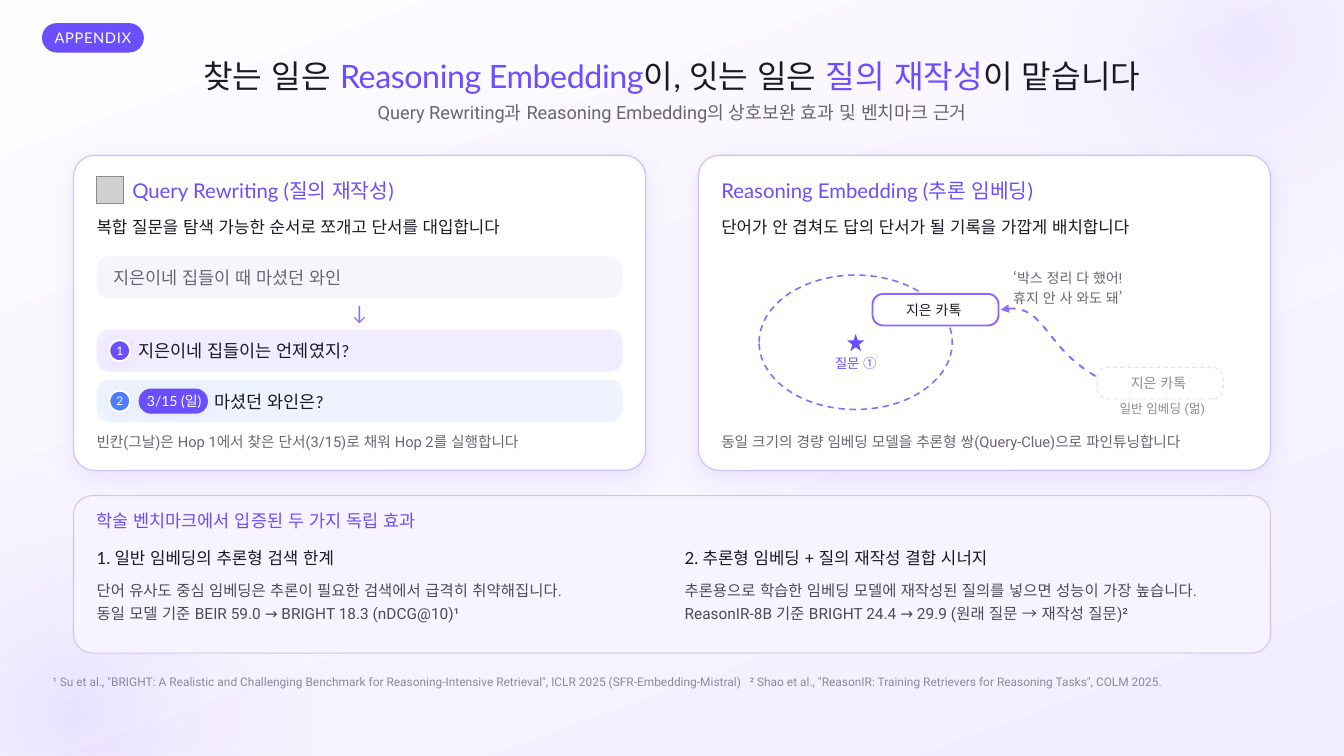
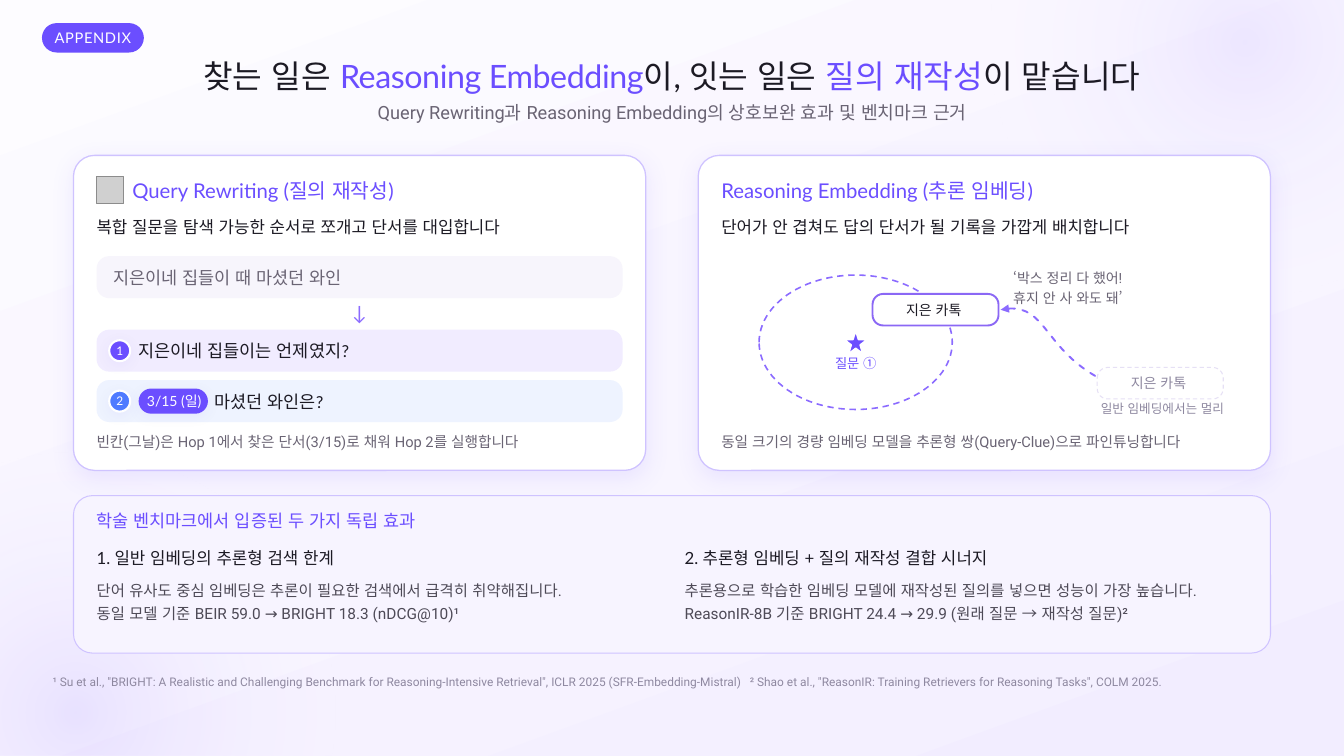
Before and after one commit to SB-Jo/t3, a slide deck: slide 19 of weave/결선준비/09_HowItWorks/HowItWorks_Argon.pptx. Drawn at 1344x756 pixels with LibreOffice and Linux fonts; fonts in the diff are those of the drawing; grey boxes stand for pictures; background and template pictures are left out. Boxes give left, top, right and bottom in pixels: in the first picture for what was removed or moved away, otherwise in the second. Text is boxed around its words. In the diff, an @@ line names an element or a change of style, - is before the commit and + after.

```diff
--- a/weave/결선준비/09_HowItWorks/HowItWorks_Argon.pptx
+++ b/weave/결선준비/09_HowItWorks/HowItWorks_Argon.pptx
@@ text at <box>1101,402,1224,414</box>: text changed @@
-일반 임베딩 (멂)
+일반 임베딩에서는 멀리
```
Also in this commit, not shown: 10 other slides changed, 15 other files.
